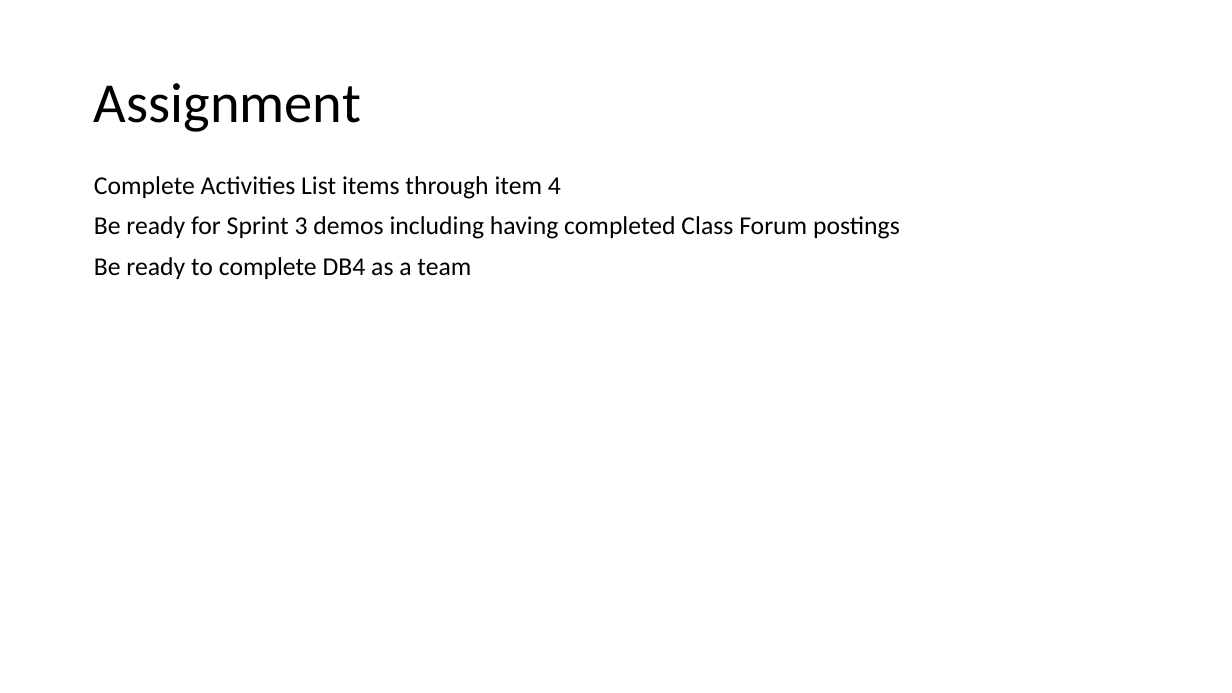
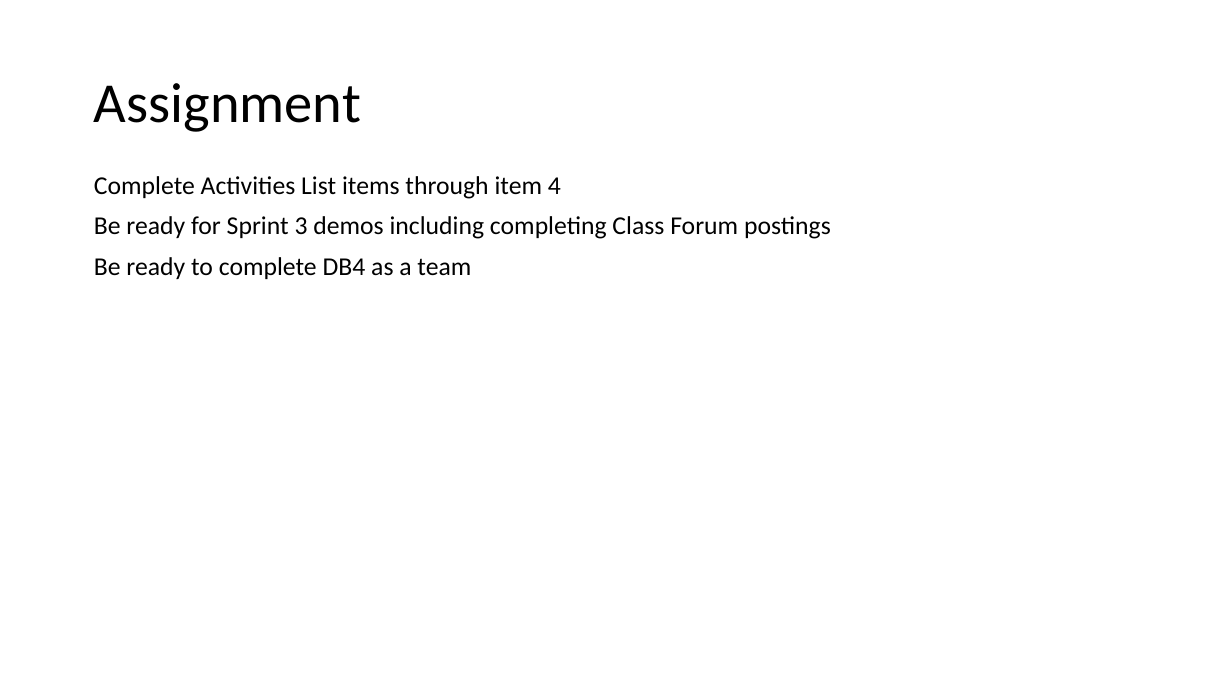
Before and after one commit to EricJPogue/CPSC-24500, a slide deck: slide 16 of lecture-slides/2020-02-25-oop.pptx. Drawn at 1232x693 pixels with LibreOffice and Linux fonts; fonts in the diff are those of the drawing. Boxes give left, top, right and bottom in pixels: in the first picture for what was removed or moved away, otherwise in the second. Text is boxed around its words. In the diff, an @@ line names an element or a change of style, - is before the commit and + after.

```diff
--- a/lecture-slides/2020-02-25-oop.pptx
+++ b/lecture-slides/2020-02-25-oop.pptx
@@ text at box(94, 216, 831, 239): text changed @@
-Be ready for Sprint 3 demos including having completed Class Forum postings
+Be ready for Sprint 3 demos including completing Class Forum postings
```
Also in this commit, not shown: 3 other slides changed, 3 other files.
